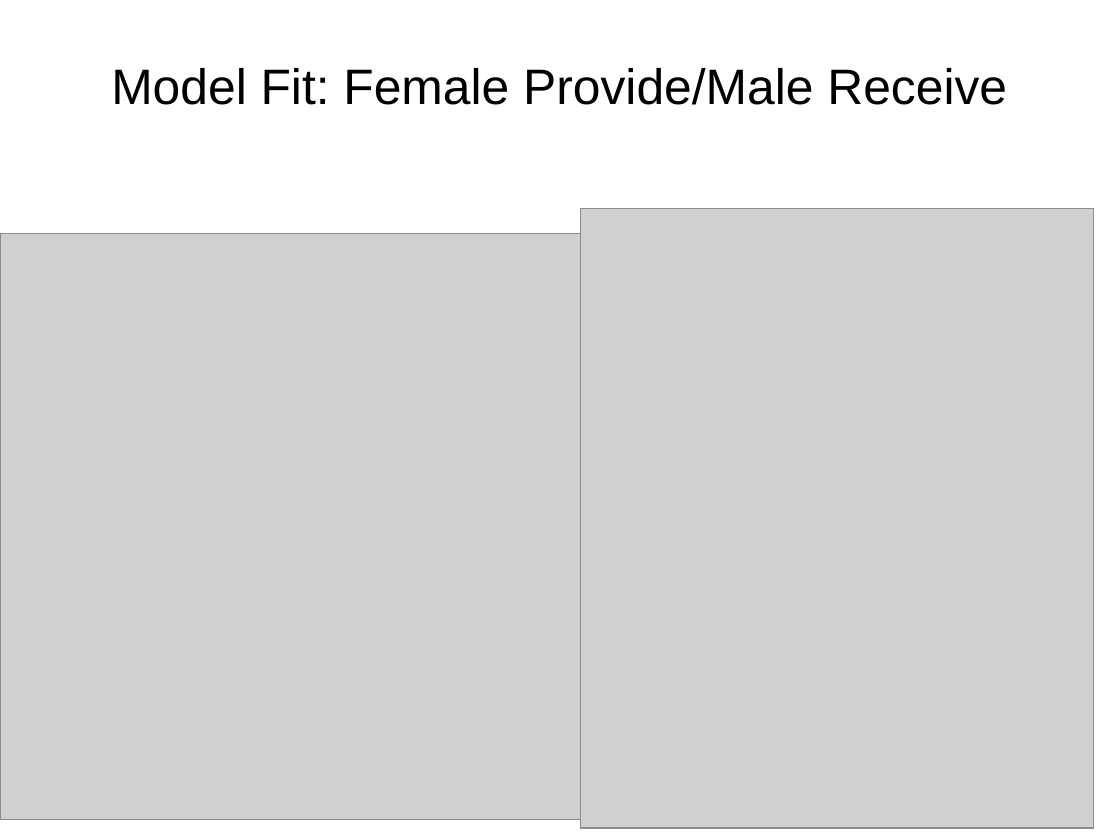
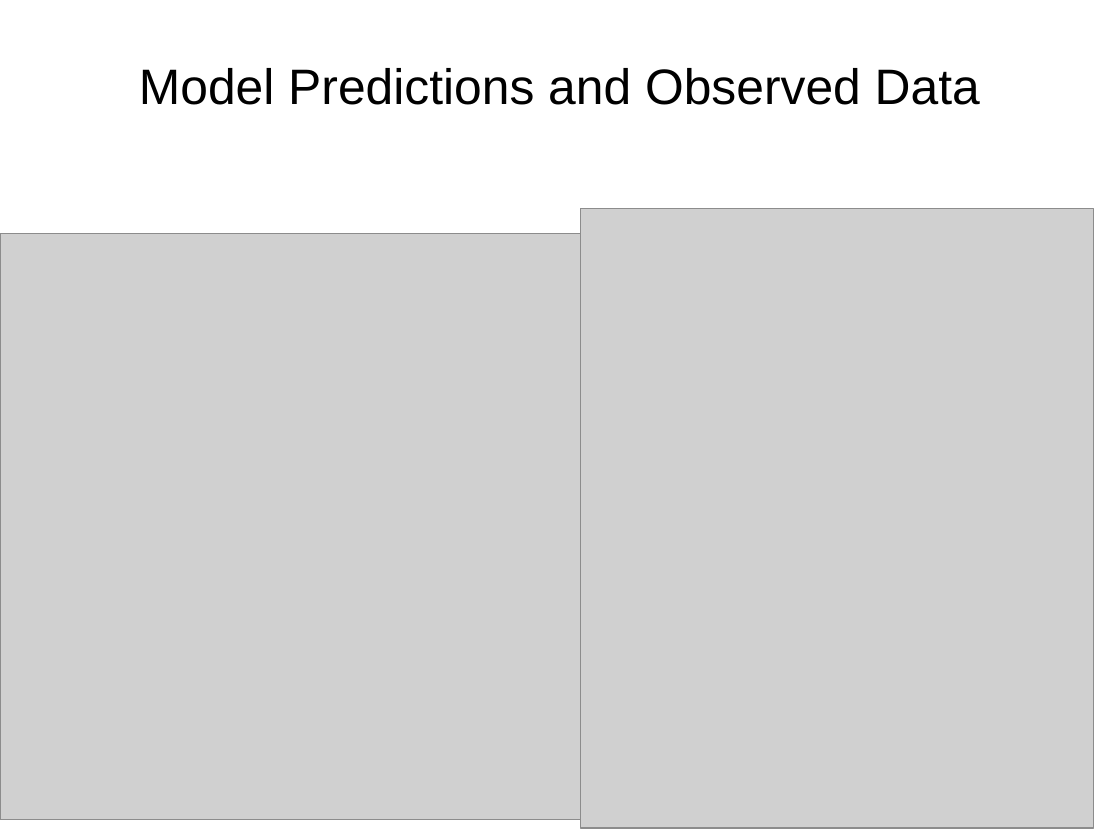
Before and after one commit to mayazrm/KZNB, a slide deck: slide 31 of DSM/Bolger_DSM_Report_from_the_Trenches_170614.pptx (slide 30 before the commit). Drawn at 1120x840 pixels with LibreOffice and Linux fonts; fonts in the diff are those of the drawing; grey boxes stand for pictures. Boxes give left, top, right and bottom in pixels: in the first picture for what was removed or moved away, otherwise in the second. Text is boxed around its words. In the diff, an @@ line names an element or a change of style, - is before the commit and + after.

```diff
--- a/DSM/Bolger_DSM_Report_from_the_Trenches_170614.pptx
+++ b/DSM/Bolger_DSM_Report_from_the_Trenches_170614.pptx
@@ title at bbox=[139, 68, 980, 105]: text changed @@
-Model Fit: Female Provide/Male Receive
+Model Predictions and Observed Data
```
Also in this commit, not shown: 10 other slides changed, 4 slides added, 1 slide removed, 2 other files.
